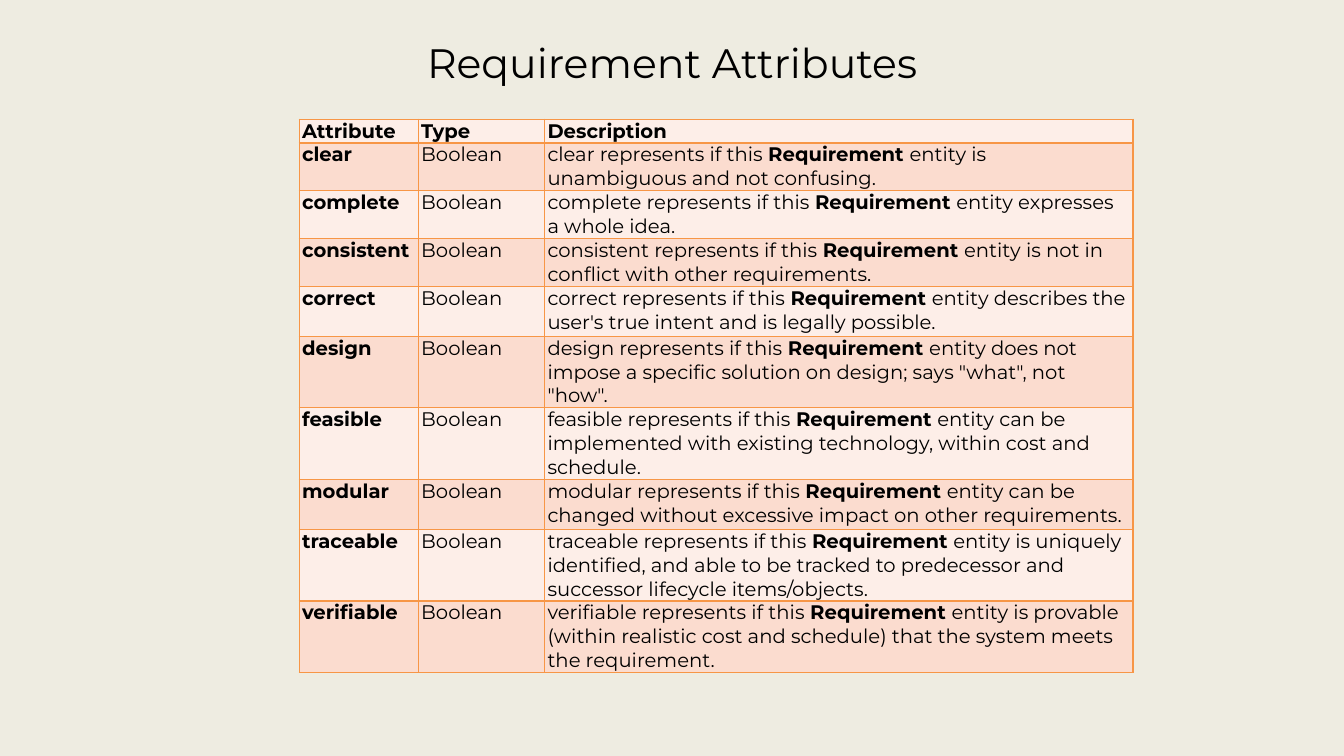
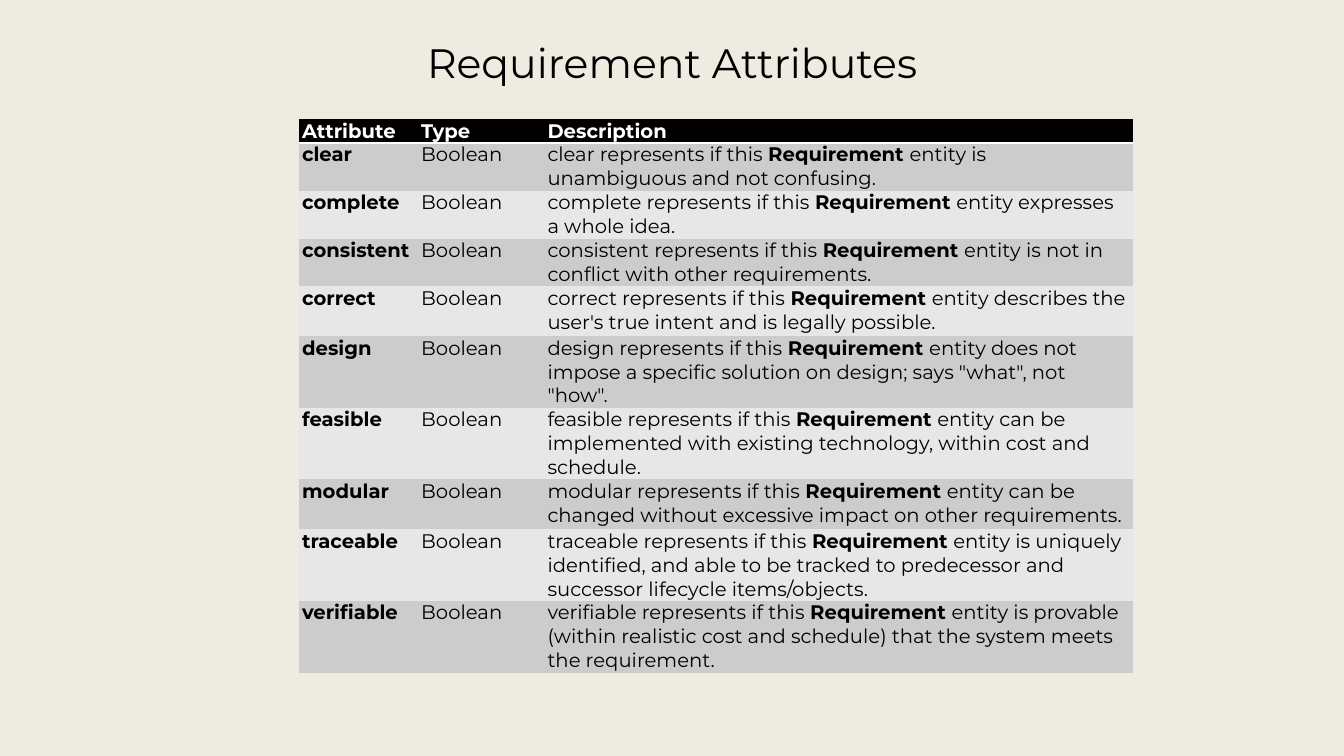
Before and after one commit to srudder16/Lifecycle_Modeling, a slide deck: slide 61 of 2025_WSRC/2026 WSRC Tutorial - 1.pptx (slide 62 before the commit). Drawn at 1344x756 pixels with LibreOffice and Linux fonts; fonts in the diff are those of the drawing; background and template pictures are left out. Boxes give left, top, right and bottom in pixels: in the first picture for what was removed or moved away, otherwise in the second. Text is boxed around its words. In the diff, an @@ line names an element or a change of style, - is before the commit and + after.

```diff
--- a/2025_WSRC/2026 WSRC Tutorial - 1.pptx
+++ b/2025_WSRC/2026 WSRC Tutorial - 1.pptx
@@ table at [299, 119, 1133, 675] @@
@@ fill #FDEFE9 to #000000 in row 1 @@
@@ fill #FCDDCF to #CCCCCC in 15 cells @@
@@ fill #FDEFE9 to #E7E7E7 in 12 cells @@
@@ text colour #000000 to #FFFFFF in "Attribute", "Type", "Description" @@
@@ borders changed @@
```
Also in this commit, not shown: 17 other slides changed, 1 slide added, 1 slide removed.
